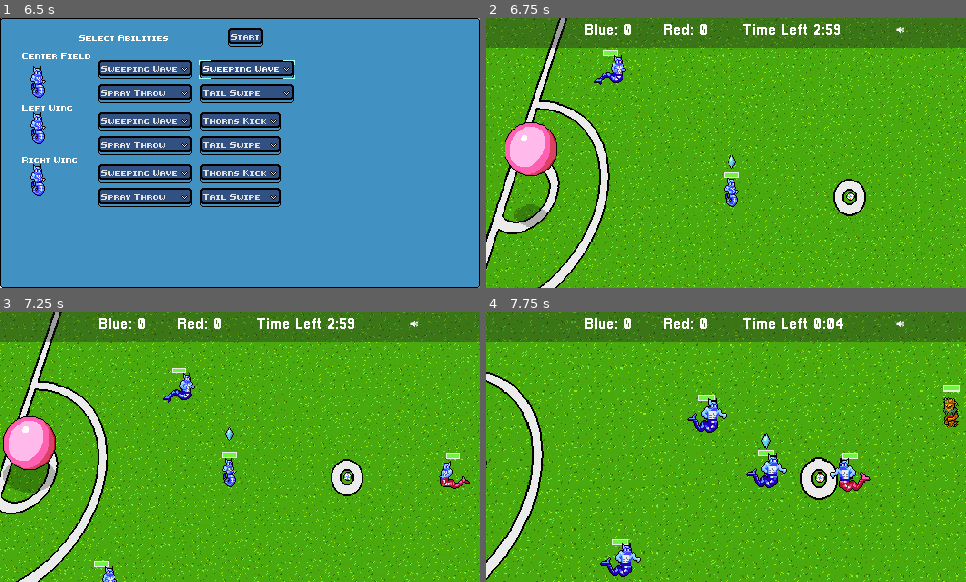
Above: before the commit, frames 1-4 (two rows, left to right).
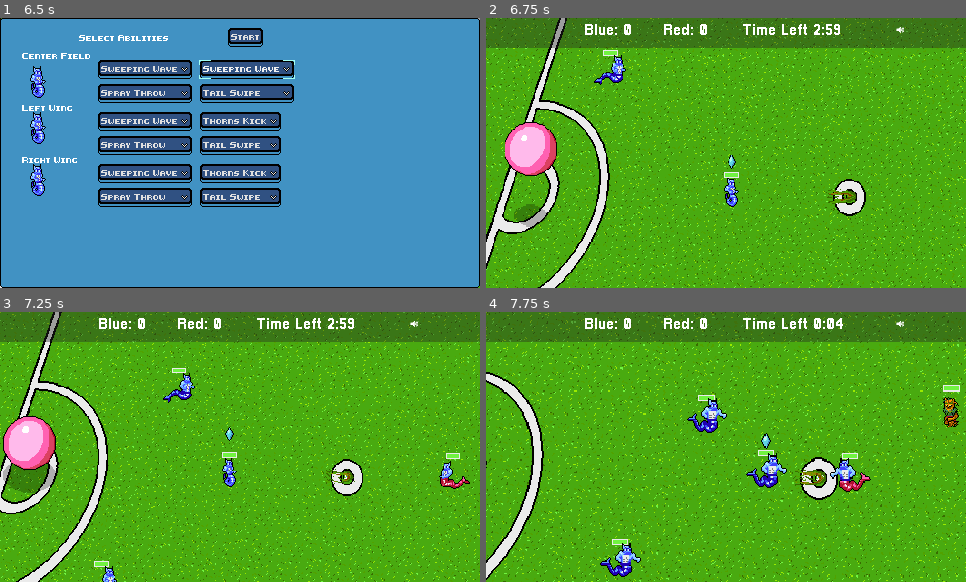
Above: after the commit, the same moments.

Repository: gamkedo-la/Elementaball
Game: Godot game, scene res://UI/StartMenu.tscn
The game is run twice, just before and just after one commit, with the same random seed, the same clock (stepped at 60 frames per second) and the same inputs.
Inputs (mouse positions are in pixels of both pictures, inside the frame that each line leads up to):
- Up to frame 1 (6.5 s): click "New Game" at 0.5 s; click "Next" at 1.25 s; click "Sweeping Wave" at 2 s; click "Spray Throw" at 2.75 s; click "Thorns Kick" at 3.5 s; click "Tail Swipe" at 4.25 s; click "Sweeping Wave" at 5 s; click "Start" at 5.75 s
- Up to frame 2 (6.75 s): click "Start" at 6.5 s
- Up to frame 3 (7.25 s): no input
- Up to frame 4 (7.75 s): move the mouse to (802, 328) at 7.27 s; hold Right (ui_right) from 7.28 s (still down); hold T (time_hack) from 7.28 s (still down)

Frame 1 is identical in both runs. In frame 2, 0.2% of the frame differs, in the area x 71-78%, y 63-69%; in frame 3, 0.1%; in frame 4, 0.2%, in the area x 64-71%, y 58-65%.

Commit message:
Added Volume slider (UI and implementation)

Diff:
--- a/Node2D.tscn
+++ b/Node2D.tscn
@@ -453,7 +453,6 @@
 [node name="AbilityHandler" parent="Player3" instance=ExtResource( 23 )]
 
 [node name="BallEffects" type="AnimatedSprite" parent="."]
-visible = false
 position = Vector2( 153.505, 67.5925 )
 z_index = 3
 frames = SubResource( 16 )
@@ -468,6 +467,18 @@
 [node name="Popup" parent="." instance=ExtResource( 3 )]
 theme = ExtResource( 31 )
 script = ExtResource( 41 )
+
+[node name="KickMenu" parent="Popup" index="0"]
+items = [ "Grass Kick", null, 0, false, false, 0, 0, null, "", false, "Fire Kick", null, 0, false, false, 1, 0, null, "", false ]
+
+[node name="PassMenu" parent="Popup" index="1"]
+items = [ "Grass Kick", null, 0, false, false, 0, 0, null, "", false, "Fire Kick", null, 0, false, false, 1, 0, null, "", false ]
+
+[node name="TackleMenu" parent="Popup" index="2"]
+items = [ "Branch Swipe", null, 0, false, false, 0, 0, null, "", false, "Tail Swipe", null, 0, false, false, 1, 0, null, "", false, "Flame Tackle", null, 0, false, false, 2, 0, null, "", false ]
+
+[node name="BlockMenu" parent="Popup" index="3"]
+items = [ "Tree Wall", null, 0, false, false, 0, 0, null, "", false, "Sweeping Wave", null, 0, false, false, 1, 0, null, "", false, "Flame Wall", null, 0, false, false, 2, 0, null, "", false ]
 
 [node name="Goal" parent="." groups=[
 "goal",
@@ -723,6 +734,42 @@
 [node name="AbilityMenuPopup" parent="GUICanvasLayer/PlayerSelectMenu" index="1"]
 script = ExtResource( 22 )
 closeButton = NodePath("MarginContainer/SelectionMenuContainer/Top Margin/StartButton")
+
+[node name="AbilityMenu1" parent="GUICanvasLayer/PlayerSelectMenu/AbilityMenuPopup/MarginContainer/SelectionMenuContainer/HBoxContainer/PlayersContainer/CenterField/MarginContainer/CenterAbilitySelect/VBoxContainer2" index="0"]
+items = [ "Item 0", null, false, 0, null, "Item 1", null, false, 1, null ]
+
+[node name="AbilityMenu2" parent="GUICanvasLayer/PlayerSelectMenu/AbilityMenuPopup/MarginContainer/SelectionMenuContainer/HBoxContainer/PlayersContainer/CenterField/MarginContainer/CenterAbilitySelect/VBoxContainer2" index="1"]
+items = [ "Item 0", null, false, 0, null, "Item 1", null, false, 1, null ]
+
+[node name="AbilityMenu3" parent="GUICanvasLayer/PlayerSelectMenu/AbilityMenuPopup/MarginContainer/SelectionMenuContainer/HBoxContainer/PlayersContainer/CenterField/MarginContainer/CenterAbilitySelect/VBoxContainer" index="0"]
+items = [ "Item 0", null, false, 0, null, "Item 1", null, false, 1, null ]
+
+[node name="AbilityMenu4" parent="GUICanvasLayer/PlayerSelectMenu/AbilityMenuPopup/MarginContainer/SelectionMenuContainer/HBoxContainer/PlayersContainer/CenterField/MarginContainer/CenterAbilitySelect/VBoxContainer" index="1"]
+items = [ "Item 0", null, false, 0, null, "Item 1", null, false, 1, null ]
+
+[node name="AbilityMenu1" parent="GUICanvasLayer/PlayerSelectMenu/AbilityMenuPopup/MarginContainer/SelectionMenuContainer/HBoxContainer/PlayersContainer/LeftField/MarginContainer/LeftAbilitySelect/VBoxContainer2" index="0"]
+items = [ "Item 0", null, false, 0, null, "Item 1", null, false, 1, null ]
+
+[node name="AbilityMenu2" parent="GUICanvasLayer/PlayerSelectMenu/AbilityMenuPopup/MarginContainer/SelectionMenuContainer/HBoxContainer/PlayersContainer/LeftField/MarginContainer/LeftAbilitySelect/VBoxContainer2" index="1"]
+items = [ "Item 0", null, false, 0, null, "Item 1", null, false, 1, null ]
+
+[node name="AbilityMenu3" parent="GUICanvasLayer/PlayerSelectMenu/AbilityMenuPopup/MarginContainer/SelectionMenuContainer/HBoxContainer/PlayersContainer/LeftField/MarginContainer/LeftAbilitySelect/VBoxContainer" index="0"]
+items = [ "Item 0", null, false, 0, null, "Item 1", null, false, 1, null ]
+
+[node name="AbilityMenu4" parent="GUICanvasLayer/PlayerSelectMenu/AbilityMenuPopup/MarginContainer/SelectionMenuContainer/HBoxContainer/PlayersContainer/LeftField/MarginContainer/LeftAbilitySelect/VBoxContainer" index="1"]
+items = [ "Item 0", null, false, 0, null, "Item 1", null, false, 1, null ]
+
+[node name="AbilityMenu1" parent="GUICanvasLayer/PlayerSelectMenu/AbilityMenuPopup/MarginContainer/SelectionMenuContainer/HBoxContainer/PlayersContainer/RightField/MarginContainer/RightAbilitySelect/VBoxContainer2" index="0"]
+items = [ "Item 0", null, false, 0, null, "Item 1", null, false, 1, null ]
+
+[node name="AbilityMenu2" parent="GUICanvasLayer/PlayerSelectMenu/AbilityMenuPopup/MarginContainer/SelectionMenuContainer/HBoxContainer/PlayersContainer/RightField/MarginContainer/RightAbilitySelect/VBoxContainer2" index="1"]
+items = [ "Item 0", null, false, 0, null, "Item 1", null, false, 1, null ]
+
+[node name="AbilityMenu3" parent="GUICanvasLayer/PlayerSelectMenu/AbilityMenuPopup/MarginContainer/SelectionMenuContainer/HBoxContainer/PlayersContainer/RightField/MarginContainer/RightAbilitySelect/VBoxContainer" index="0"]
+items = [ "Item 0", null, false, 0, null, "Item 1", null, false, 1, null ]
+
+[node name="AbilityMenu4" parent="GUICanvasLayer/PlayerSelectMenu/AbilityMenuPopup/MarginContainer/SelectionMenuContainer/HBoxContainer/PlayersContainer/RightField/MarginContainer/RightAbilitySelect/VBoxContainer" index="1"]
+items = [ "Item 0", null, false, 0, null, "Item 1", null, false, 1, null ]
 
 [node name="EndCondition" parent="GUICanvasLayer/PlayerSelectMenu/EndGameMenuPopup/MarginContainer/SelectionMenuContainer/MarginContainer/HBoxContainer/VBoxContainer" index="0"]
 script = ExtResource( 21 )
@@ -786,6 +833,17 @@
 "_edit_use_anchors_": false
 }
 
+[node name="HSlider" type="HSlider" parent="GUICanvasLayer/PauseMenu"]
+margin_left = -74.3394
+margin_top = -0.996605
+margin_right = -24.3394
+margin_bottom = 15.0034
+min_value = -50.0
+max_value = 5.0
+__meta__ = {
+"_edit_use_anchors_": false
+}
+
 [node name="MatchStatusAnims" type="AnimatedSprite" parent="GUICanvasLayer"]
 position = Vector2( 238.652, 130.562 )
 frames = SubResource( 42 )
@@ -913,7 +971,6 @@
 collision_mask = 0
 
 [node name="CollisionPolygon2D" type="CollisionPolygon2D" parent="Throw In Boundary"]
-visible = false
 polygon = PoolVector2Array( -168.208, -142.01, -337.162, 329.927, -71.5145, 328.648, -49.2415, 432.11, -6.47839, 432.11 …(404 unchanged characters)…
 
 [node name="TournamentStandings" parent="." instance=ExtResource( 39 )]
@@ -956,6 +1013,7 @@
 [connection signal="initializeMenu" from="GUICanvasLayer/PlayerSelectMenu/AbilityMenuPopup/MarginContainer/SelectionMen …(185 unchanged characters)…
 [connection signal="pressed" from="GUICanvasLayer/PauseMenu/PauseContainer/Resume" to="GUICanvasLayer/PauseMenu" method="_on_Resume_pressed"]
 [connection signal="pressed" from="GUICanvasLayer/PauseMenu/PauseContainer/Quit" to="GUICanvasLayer/PauseMenu" method="_on_Quit_pressed"]
+[connection signal="value_changed" from="GUICanvasLayer/PauseMenu/HSlider" to="GUICanvasLayer/PauseMenu" method="_on_HSlider_value_changed"]
 
 [editable path="Player"]
 [editable path="Player/Health Bar"]
--- a/PauseMenu.gd
+++ b/PauseMenu.gd
@@ -20,3 +20,7 @@
 
 func _on_Quit_pressed():
 	get_tree().quit()
+
+
+func _on_HSlider_value_changed(value):
+	AudioServer.set_bus_volume_db(AudioServer.get_bus_index("Master"),value)
Not shown: 1 places in Node2D.tscn that only renumber resources
